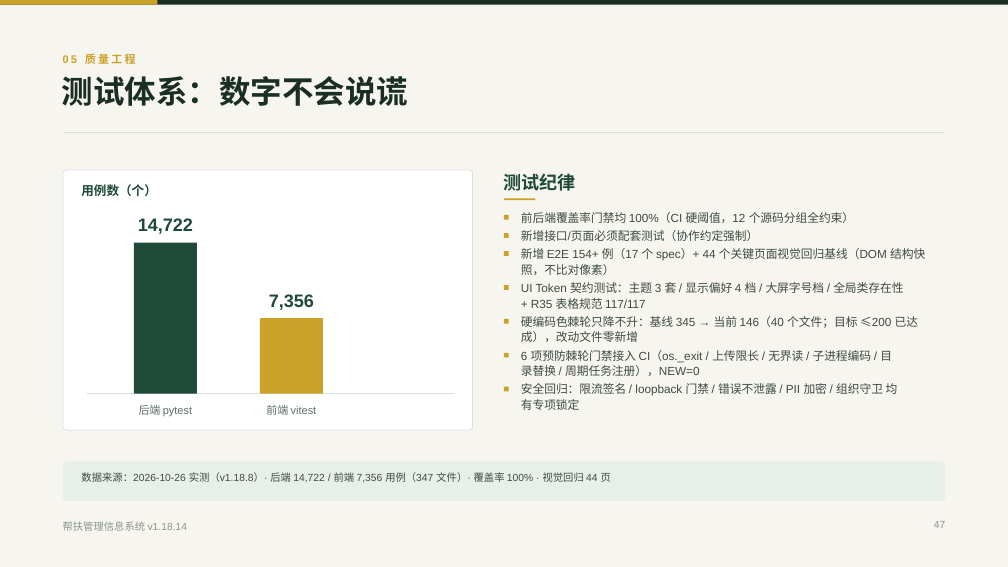
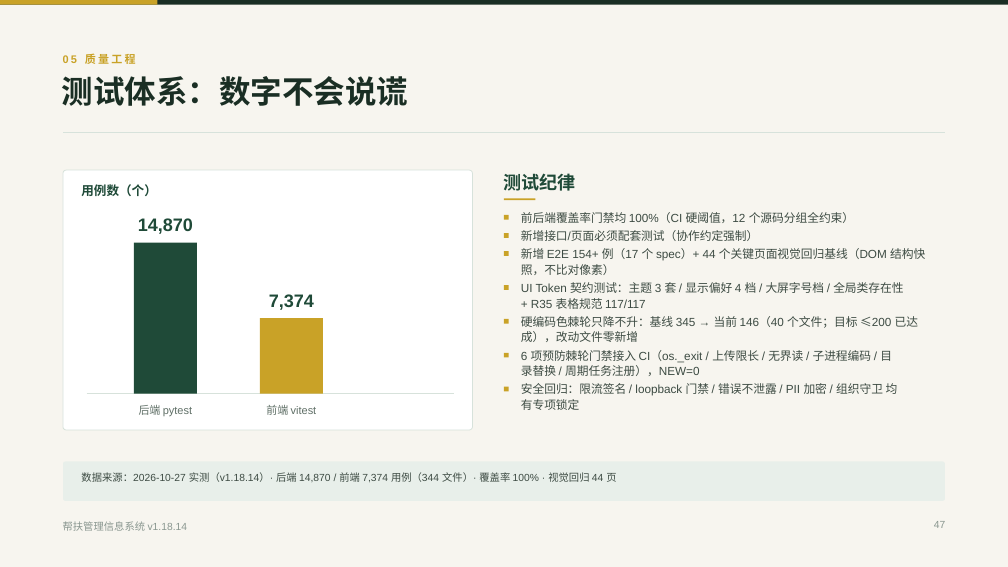
Before and after one commit to lzh745200/MRRS, a slide deck: slide 47 of docs/帮扶管理信息系统介绍.pptx. Drawn at 1008x567 pixels with LibreOffice and Linux fonts; fonts in the diff are those of the drawing. Boxes give left, top, right and bottom in pixels: in the first picture for what was removed or moved away, otherwise in the second. Text is boxed around its words. In the diff, an @@ line names an element or a change of style, - is before the commit and + after.

```diff
--- a/docs/帮扶管理信息系统介绍.pptx
+++ b/docs/帮扶管理信息系统介绍.pptx
@@ text at box(138, 218, 193, 234): text changed @@
-14,722
+14,870
@@ text at box(269, 294, 314, 310): text changed @@
-7,356
+7,374
@@ text at box(81, 472, 616, 482): text changed @@
-数据来源：2026-10-26 实测（v1.18.8）· 后端 14,722 / 前端 7,356 用例（347 文件）· 覆盖率 100% · 视觉回归 44 页
+数据来源：2026-10-27 实测（v1.18.14）· 后端 14,870 / 前端 7,374 用例（344 文件）· 覆盖率 100% · 视觉回归 44 页
```
Also in this commit, not shown: 7 other slides changed, 5 other files.
